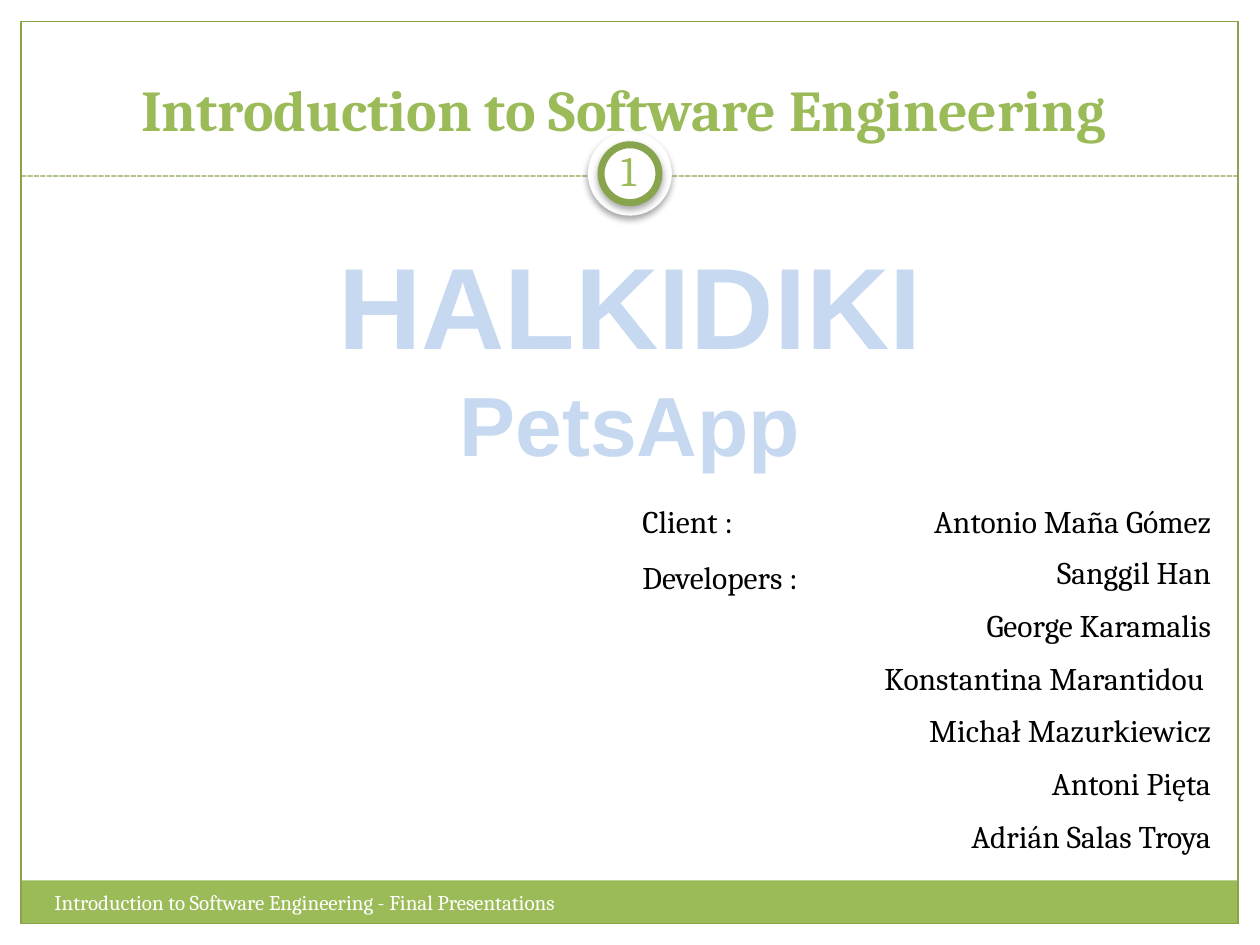
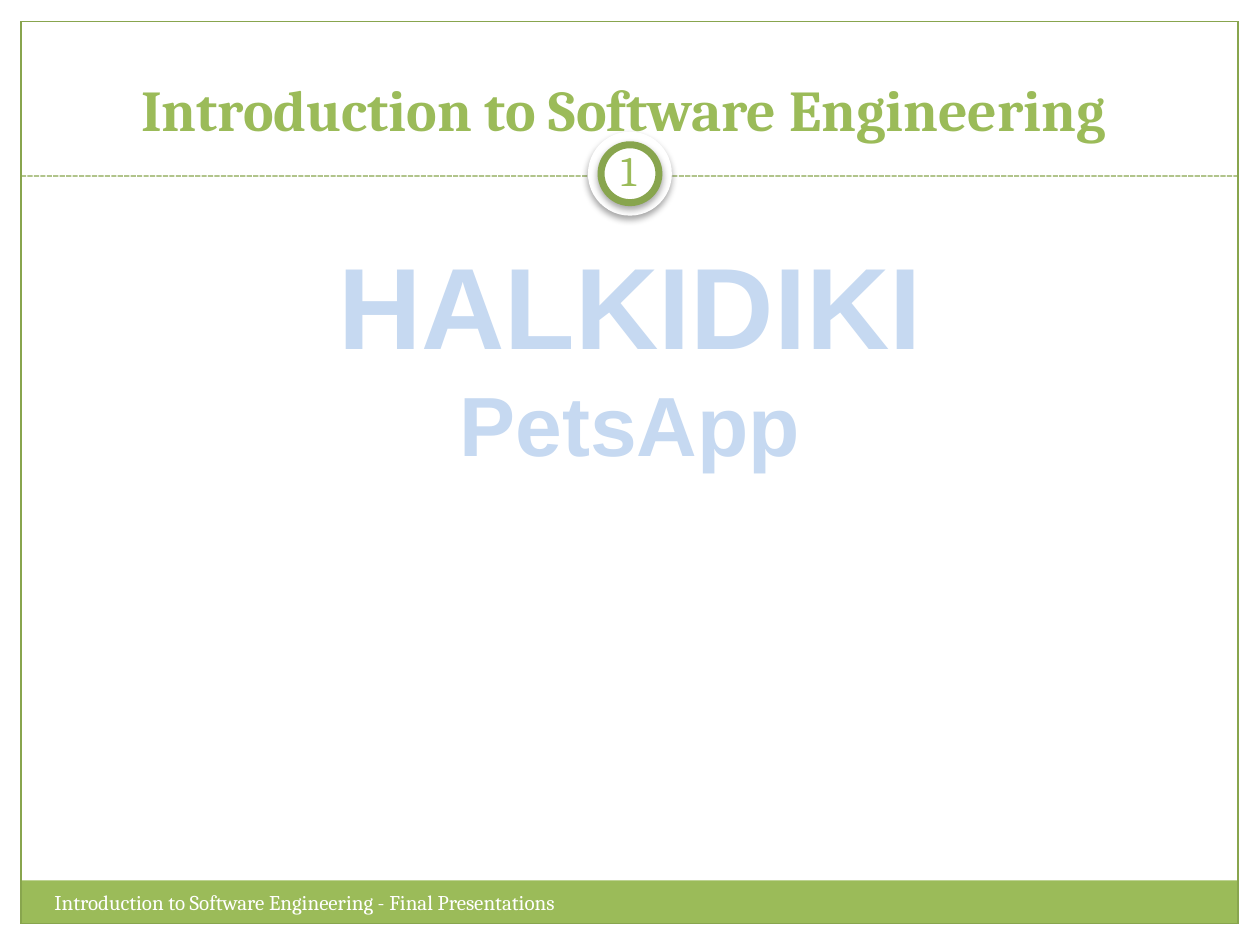
Before and after one commit to Sang712UMA/PetsApp, a slide deck: slide 1 of Presentation/Final Presentation.pptx. Drawn at 1260x945 pixels with LibreOffice and Linux fonts; fonts in the diff are those of the drawing. Boxes give left, top, right and bottom in pixels: in the first picture for what was removed or moved away, otherwise in the second. Text is boxed around its words. In the diff, an @@ line names an element or a change of style, - is before the commit and + after.

Commit message:
More Update

```diff
--- a/Presentation/Final Presentation.pptx
+++ b/Presentation/Final Presentation.pptx
@@ text removed at (x1=642, y1=511, x2=717, y2=534) @@
-Client :
@@ text removed at (x1=934, y1=511, x2=1211, y2=534) @@
-Antonio Maña Gómez
@@ text removed at (x1=642, y1=567, x2=782, y2=596) @@
-Developers :
@@ text removed at (x1=884, y1=562, x2=1211, y2=855) @@
-Sanggil Han
-George Karamalis
-Konstantina Marantidou
-Michał Mazurkiewicz
-Antoni Pięta
-Adrián Salas Troya
```
Also in this commit, not shown: 1 other slide changed.
